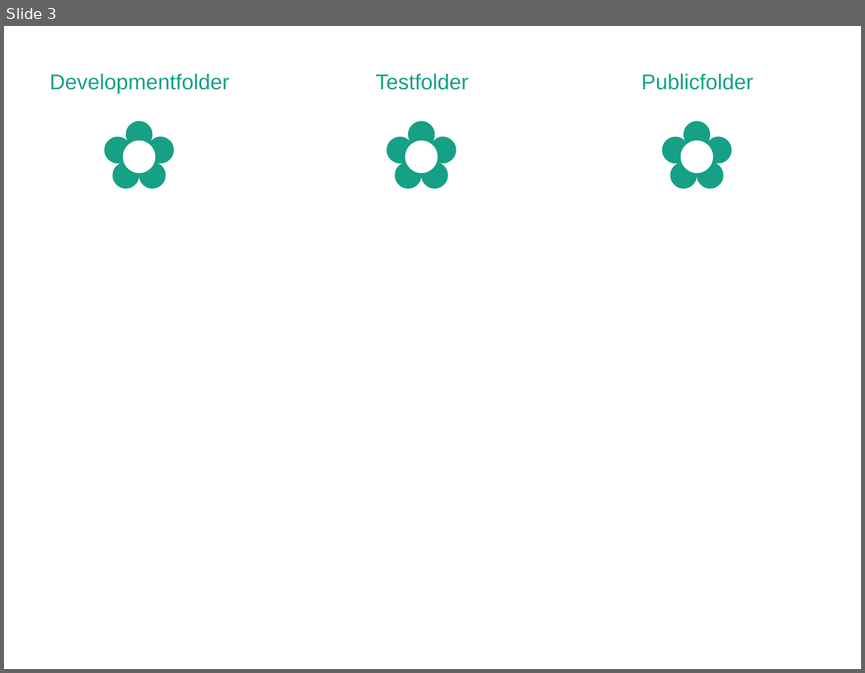
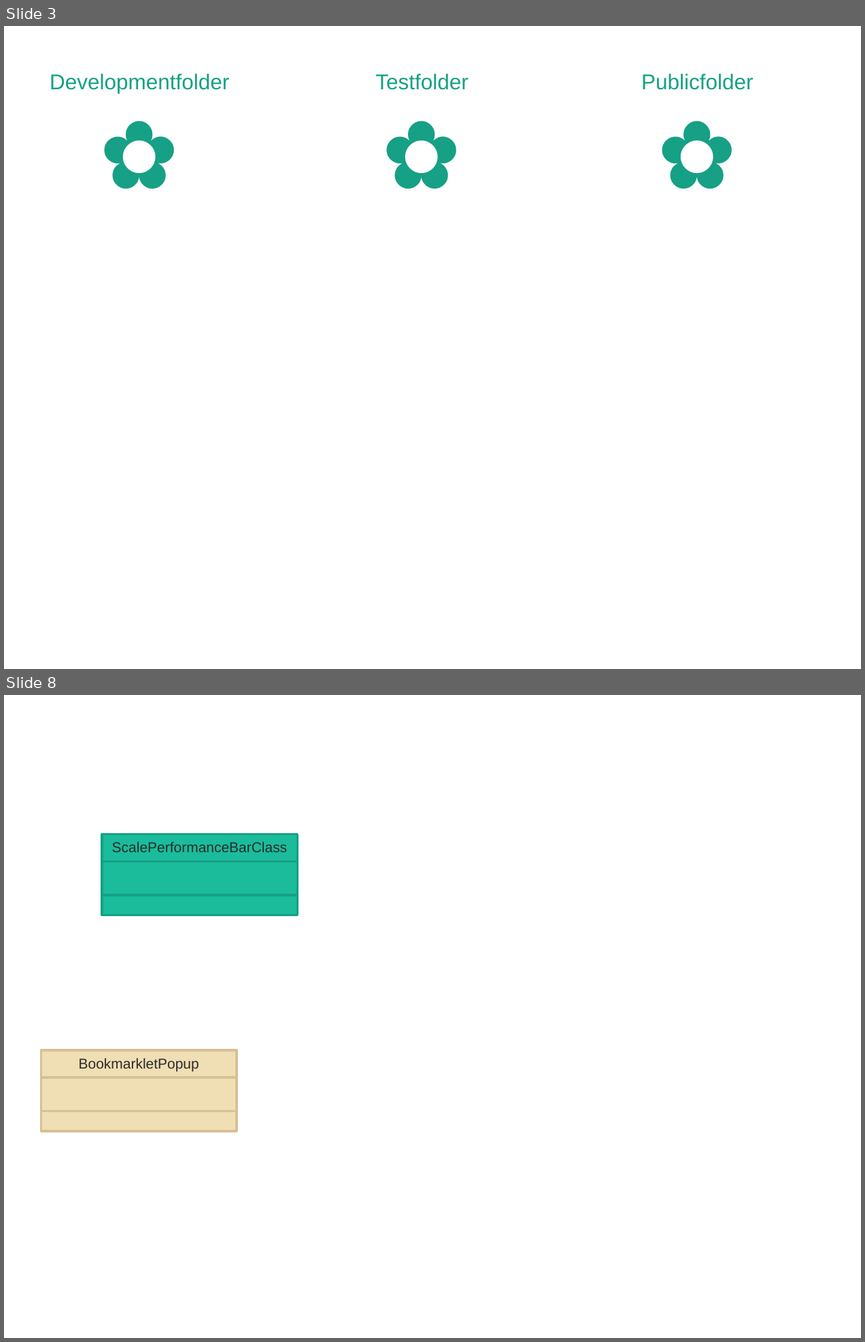
Before and after one commit to SCALE-Team/scale-team.github.io, a slide deck: scale-perf-dev/docs/documentation_graphics.pptx. Shown one above the other, each under a label of ours: slide 3 before the commit, slides 3 and 8 after it; the slides between them are not shown. The pictures are 865x673 and 865x1342 pixels, drawn with LibreOffice and Linux fonts; fonts in the diff are those of the drawing. Boxes give left, top, right and bottom in pixels: in the first picture for what was removed or moved away, otherwise in the second. Text is boxed around its words. In the diff, an @@ line names an element or a change of style, - is before the commit and + after.

```diff
--- a/scale-perf-dev/docs/documentation_graphics.pptx
+++ b/scale-perf-dev/docs/documentation_graphics.pptx
@@ slide 8 added at <box>4,695,861,1338</box>, background #FFFFFF @@
@@ rectangle added at <box>102,834,297,915</box>, fill #1ABC9C, outline #16A085 2 pt, 12 pt, text #2B2B2B @@
+ScalePerformanceBarClass
@@ line added from (102, 861) to (298, 861), #16A085 2 pt @@
@@ line added from (102, 895) to (298, 895), #16A085 2 pt @@
@@ rectangle added at <box>41,1050,236,1130</box>, fill #F0DEB4, outline #D5C295 2 pt, 12 pt, text #2B2B2B @@
+BookmarkletPopup
@@ line added from (41, 1077) to (237, 1077), #D5C295 2 pt @@
@@ line added from (41, 1110) to (237, 1110), #D5C295 2 pt @@
```
Also in this commit, not shown: 5 slides changed, 9 other slides added, 1 other file.
